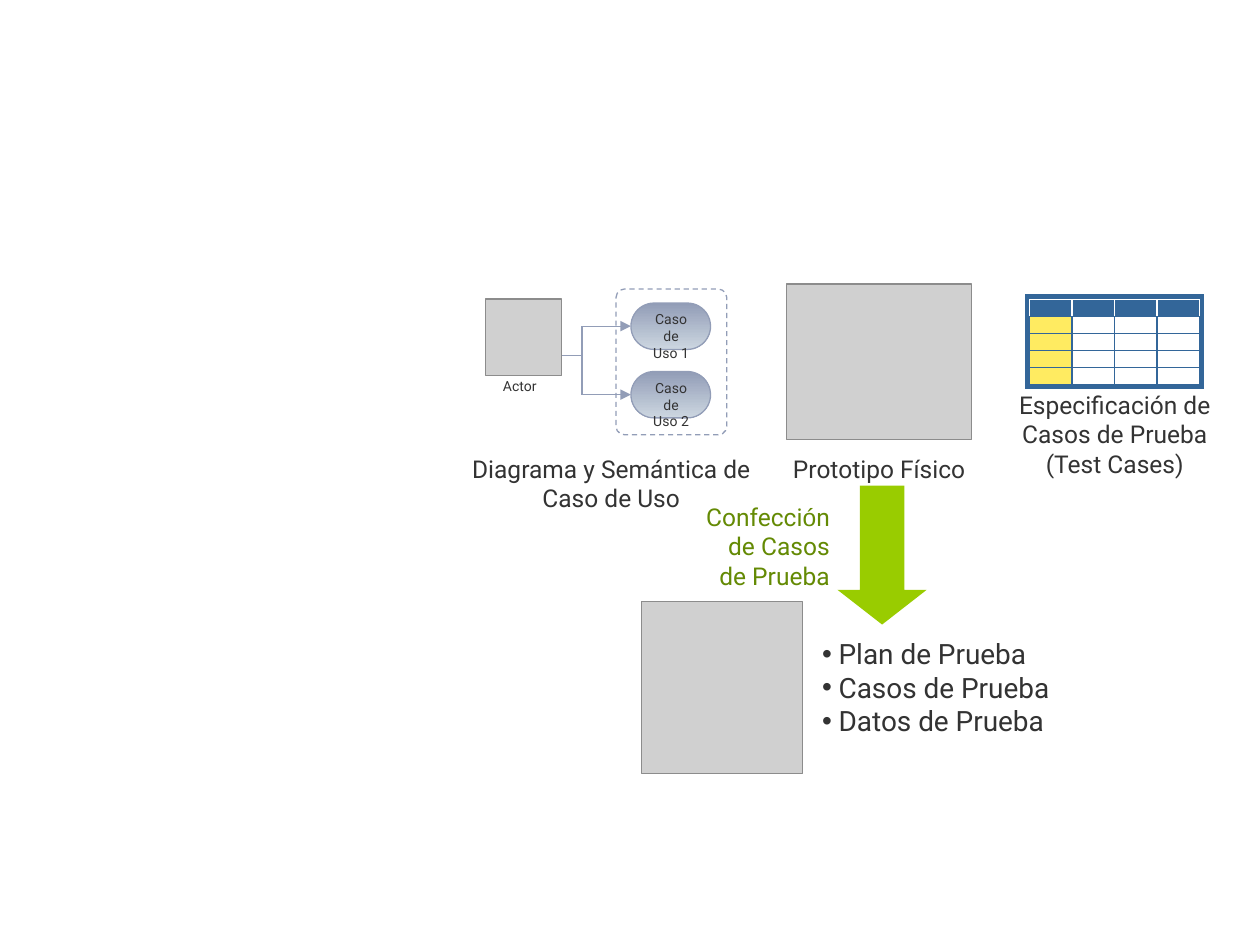
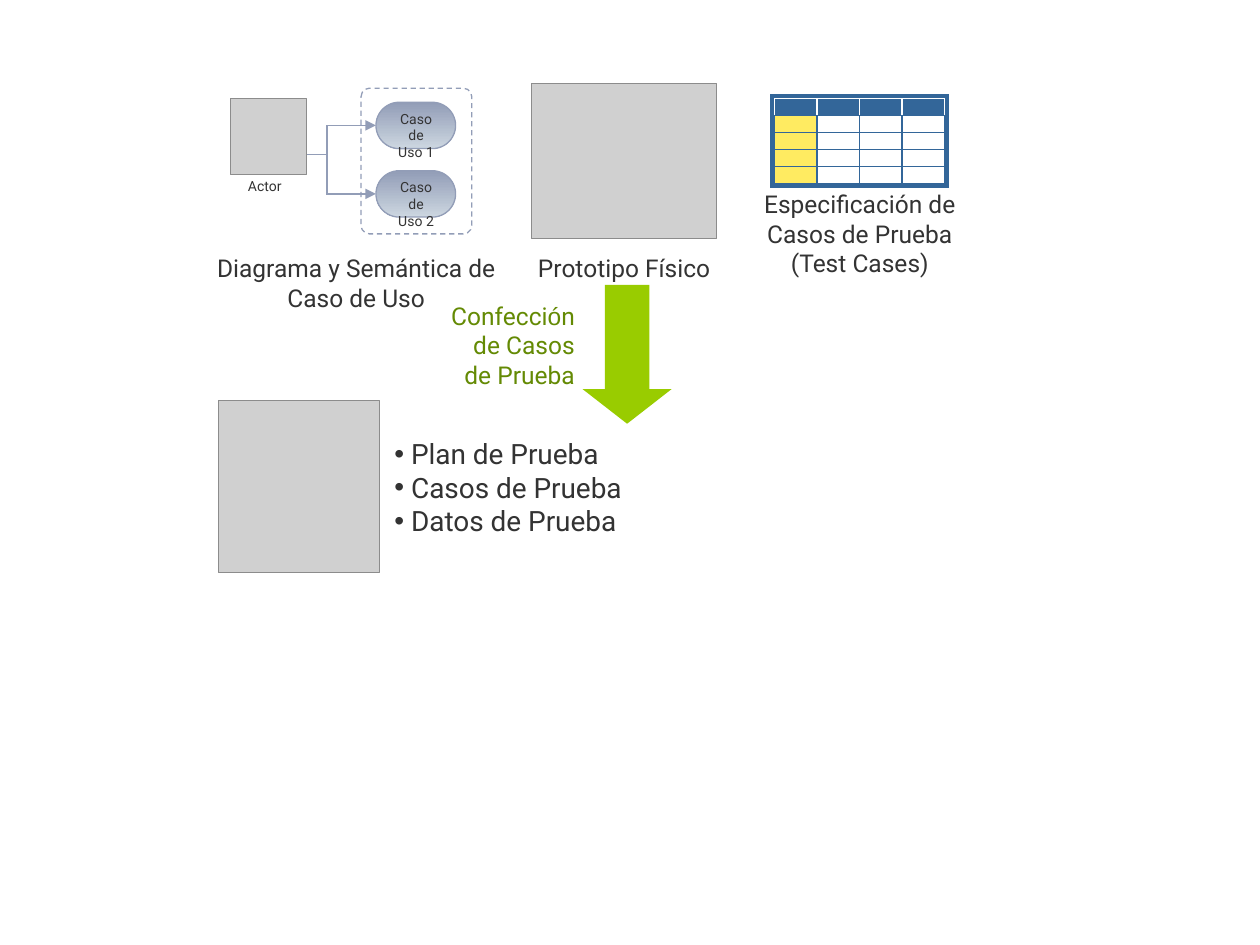
Before and after one commit to SergioCrda/TT2, a slide deck: slide 5 of Metodologia/dibujos.pptx. Drawn at 1260x945 pixels with LibreOffice and Linux fonts; fonts in the diff are those of the drawing; grey boxes stand for pictures. Boxes give left, top, right and bottom in pixels: in the first picture for what was removed or moved away, otherwise in the second. Text is boxed around its words. In the diff, an @@ line names an element or a change of style, - is before the commit and + after.

```diff
--- a/Metodologia/dibujos.pptx
+++ b/Metodologia/dibujos.pptx
@@ 21 rectangles, 7 texts, 3 rounded rectangles, 2 pictures, 2 elbow arrows, 1 right arrow: place and size @@
-21 rectangles, 7 texts, 3 rounded rectangles, 2 pictures, 2 elbow arrows, 1 right arrow at [472,284,1210,624]
+21 rectangles, 7 texts, 3 rounded rectangles, 2 pictures, 2 elbow arrows, 1 right arrow at [217,83,955,424]
@@ picture: place and size @@
-picture at [641,601,803,774]
+picture at [218,401,379,573]
@@ text "Plan de Prueba": place and size @@
-text "Plan de Prueba" at [839,643,1049,732]
+text "Plan de Prueba" at [411,443,622,532]
```
Also in this commit, not shown: 1 slide added, 1 other file.
